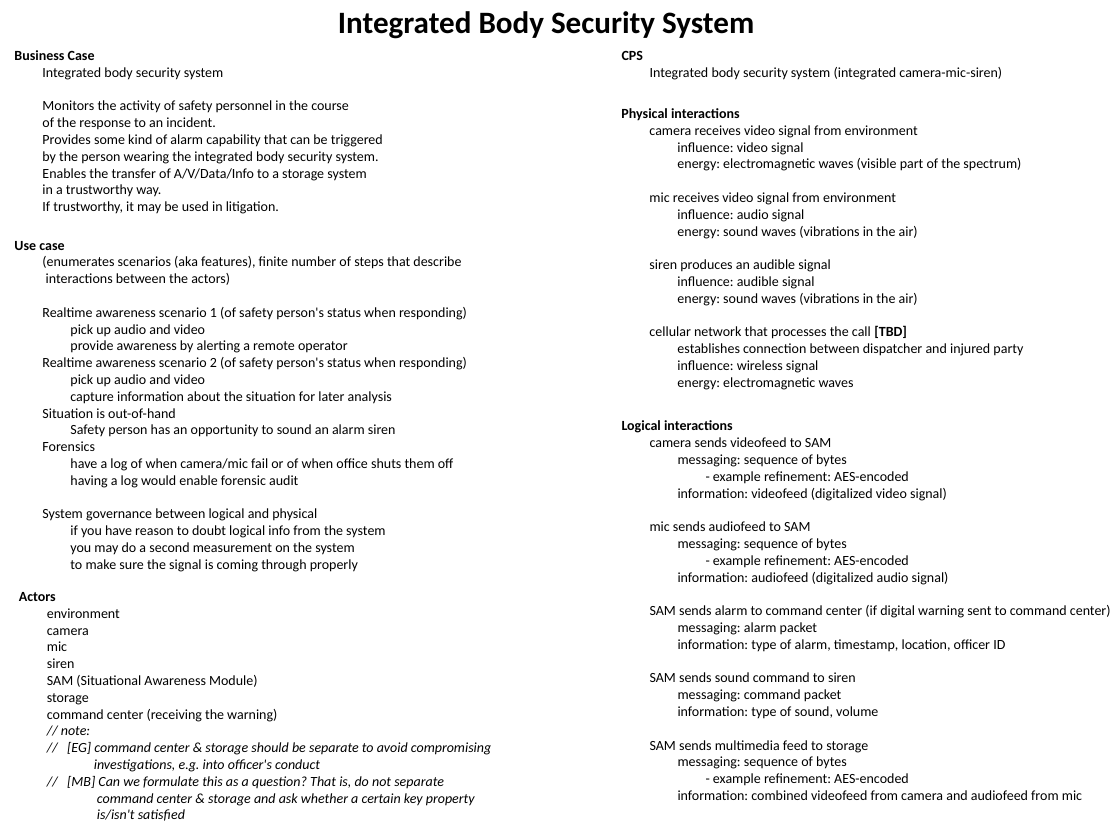
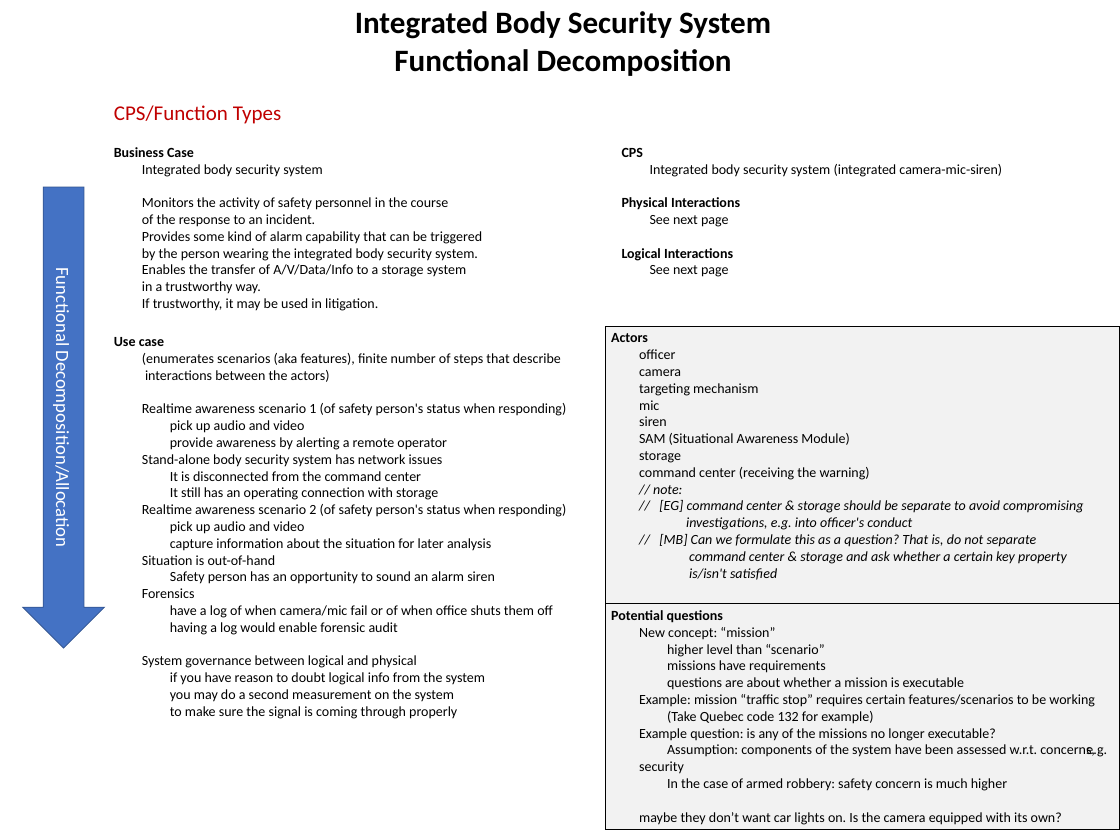
Before and after one commit to usnistgov/cpsframework, a slide deck: slide 5 of ontology/brainstorming/bodycam-example-diagram/diagram-v3.pptx (slide 3 before the commit). Drawn at 1120x840 pixels with LibreOffice and Linux fonts; fonts in the diff are those of the drawing. Boxes give left, top, right and bottom in pixels: in the first picture for what was removed or moved away, otherwise in the second. Text is boxed around its words. In the diff, an @@ line names an element or a change of style, - is before the commit and + after.

Commit message:
Includes: * Changes performed during 2017-10-05 call * Changes performed as a follow-up of 2017-10-05 call (through 2017-10-10) See CHANGES-2017-10-10.txt for details.

```diff
--- a/ontology/brainstorming/bodycam-example-diagram/diagram-v3.pptx
+++ b/ontology/brainstorming/bodycam-example-diagram/diagram-v3.pptx
@@ text "Integrated Body Security System": place and size @@
-text "Integrated Body Security System" at [338,11,754,39]
+text "Integrated Body Security System" at [355,11,771,76]
@@ text at [355,11,771,39]: alignment left to centre @@
@@ text at [394,49,732,76]: paragraph added @@
+Functional Decomposition
@@ text added at [114,105,281,124], 27 pt, text #C00000 @@
+CPS/Function Types
@@ text removed at [621,108,1023,390] @@
-Physical interactions
-camera receives video signal from environment
-influence: video signal
-energy: electromagnetic waves (visible part of the spectrum)
-mic receives video signal from environment
-influence: audio signal
-energy: sound waves (vibrations in the air)
-siren produces an audible signal
-influence: audible signal
-energy: sound waves (vibrations in the air)
-cellular network that processes the call [TBD]
-establishes connection between dispatcher and injured party
-influence: wireless signal
-energy: electromagnetic waves
@@ text "Business Case": place and size @@
-text "Business Case" at [14,50,383,214]
+text "Business Case" at [114,147,482,311]
@@ text "CPS": place and size @@
-text "CPS" at [622,51,1002,80]
+text "CPS" at [622,148,1002,277]
@@ right arrow added at [23,187,104,648], fill #4472C4, outline #325491 1 pt, 24 pt, text #FFFFFF @@
+Functional Decomposition/Allocation
@@ text at [622,197,740,277]: paragraphs added @@
+Physical Interactions
+See next page
+Logical Interactions
+See next page
@@ rectangle "Actors": place and size @@
-rectangle "Actors" at [19,592,491,821]
+rectangle "Actors" at [605,326,1120,603]
@@ rectangle "Actors" at [605,326,1120,603]: fill none to #F2F2F2; outline none to #000000 0.75 pt @@
@@ text "Use case": place and size @@
-text "Use case" at [14,241,467,572]
+text "Use case" at [114,337,566,719]
@@ text in rectangle at [639,349,675,359]: text changed @@
-environment
+officer
@@ text in rectangle at [639,383,758,396]: paragraph added @@
+targeting mechanism
@@ text removed at [622,420,1111,800] @@
-Logical interactions
-camera sends videofeed to SAM
-messaging: sequence of bytes
-- example refinement: AES-encoded
-information: videofeed (digitalized video signal)
-mic sends audiofeed to SAM
-messaging: sequence of bytes
-- example refinement: AES-encoded
-information: audiofeed (digitalized audio signal)
-SAM sends alarm to command center (if digital warning sent to command center)
-messaging: alarm packet
-information: type of alarm, timestamp, location, officer ID
-SAM sends sound command to siren
-messaging: command packet
-information: type of sound, volume
-SAM sends multimedia feed to storage
-messaging: sequence of bytes
-- example refinement: AES-encoded
-information: combined videofeed from camera and audiofeed from mic
@@ text at [142,454,443,500]: paragraphs added @@
+Stand-alone body security system has network issues
+It is disconnected from the command center
+It still has an operating connection with storage
@@ rectangle added at [605,604,1120,830], fill #F2F2F2, outline #000000 0.75 pt, 18 pt, text #000000 @@
+Potential questions
+New concept: “mission”
+higher level than “scenario”
+missions have requirements
+questions are about whether a mission is executable
+Example: mission “traffic stop” requires certain features/scenarios to be working
+(Take Quebec code 132 for example)
+Example question: is any of the missions no longer executable?
+  Assumption: components of the system have been assessed w.r.t. concerns, e.g. security
+In the case of armed robbery: safety concern is much higher
+maybe they don’t want car lights on. Is the camera equipped with its own?
```
Also in this commit, not shown: 3 other slides changed, 3 slides added, 1 other file.
